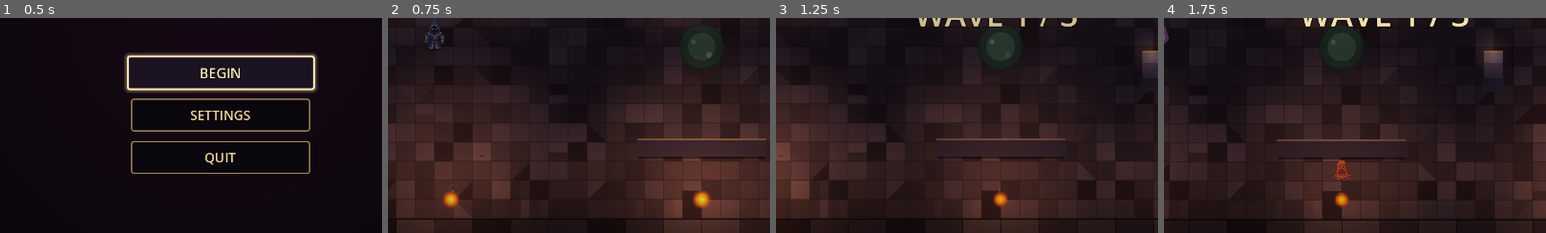
Above: before the commit, frames 1-4 (left to right).
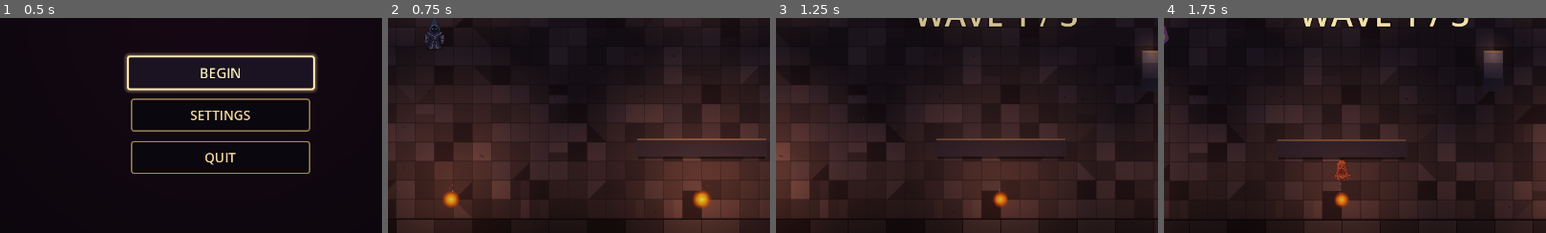
Above: after the commit, the same moments.

Repository: alitaghva1/ethera
Game: Godot game, scene res://scenes/main_menu.tscn
Two runs of this game, one before a commit and one after it. Both use one fixed random seed, a clock stepped at 60 frames per second and the inputs below.
Inputs (mouse positions are % of the whole screen's width and height, from its top left):
- Up to frame 1 (0.5 s): no input
- Up to frame 2 (0.75 s): click "BEGIN" at 0.5 s
- Up to frame 3 (1.25 s): no input
- Up to frame 4 (1.75 s): tap Enter at 1.25 s; move the mouse to (72, 45) at 1.27 s; press the mouse at (72, 45) at 1.28 s; hold D (move_right) from 1.28 s (still down)
The pictures show only the part of the screen within x 21-71%, y 43-93%; the shares and areas given below are measured in that part.

Frame 1 is identical in both runs. In frame 2, 0.7% of the frame differs, in the area x 76-86%, y 6-20%; in frame 3, 0.8%, in the area x 55-63%, y 6-20%; in frame 4, 0.8%.

Commit message:
fix(godot iter-58): hazard z-order + door label collision
Screenshot review surfaced two real visual bugs that broke
combat readability:

1. Hero invisible behind slow_zone — the floor hazard polygons
   render at z_index=0 same as the hero. Sibling tree-order wins
   on same-z renders, and hazards are added to the tree AFTER
   the hero (during _ready's main loop), so the hazard always
   covered the hero standing inside it. Player would walk into
   a slow zone and lose visual track of themselves.

   Fix: set z_index=-1 on the root of all 4 hazard scenes
   (slow_zone, spike_pit, fire_jet, lightning_rod). z_as_relative
   (default) propagates the negative z to all child Polygon2D/
   Line2D children, so the entire hazard draws BEHIND the hero.

   Trade-off considered: fire_jet's vertical flame column could
   logically draw OVER the hero (you're literally inside fire).
   But "hero invisible during burning" reads as a bug, not a
   feature — the damage feedback is already handled by the
   hero's hurt-flash tween + the floating damage number. So
   the entire fire_jet root goes behind hero too.

2. Branch door labels collided with adjacent door silhouettes.
   The 3-fork layout placed doors at y=[200, 384, 568] (184 px
   spacing). Labels were positioned at offset_top=92 (BELOW the
   door's origin). With the silhouette extending from y=-100 to
   y=+80 relative to origin, the label region at y=+92 to +120
   for door 1 (= y=292-320 world) overlapped door 2's silhouette
   top at y=294 — the SAFE label visually attached to the
   TREASURE portal instead of the SAFE portal.

   Fix: move labels to the LEFT of the portal instead of
   above/below. Doors are on the right edge of the screen
   (x=1140) with ~880 px of horizontal space free on the left,
   so labels fan out leftward cleanly:
     Label    offset_left=-260, offset_top=-14, halign=RIGHT
     Subtitle offset_left=-270, offset_top=12, halign=RIGHT

   Each label is centered vertically on its door's origin, so
   the visual relationship reads unambiguously: "this label
   belongs to THIS portal." Right-alignment puts the text
   against the portal's left edge. Works equally well for
   single-door legacy spawns and 1/2/3-fork branch layouts.

Verified via headless --script test (since-removed):
- All 4 hazard root nodes have z_index=-1.
- Door Label: offset_left=-260, offset_top=-14, halign=2 (RIGHT).
- Door Subtitle: offset_left=-270, offset_top=12, halign=2.

Co-Authored-By: Claude Opus 4.7 (1M context) <noreply@anthropic.com>

Diff:
--- a/slime-depths-godot/scenes/door.tscn
+++ b/slime-depths-godot/scenes/door.tscn
@@ -170,32 +170,39 @@
 color_ramp = SubResource("mote_ramp")
 
 ; ── Caller label ──────────────────────────────────────────────────────
+; Iter 58 — labels moved to the LEFT of the portal (was below at +92).
+; With branch doors at y=[200, 384, 568] (184 px spacing), the old
+; below-portal layout collided: door 1's label at y=292-320 sat inside
+; door 2's silhouette (y=294-464). Going LEFT avoids the vertical
+; collision entirely — portals on the right side of the screen have
+; ~880 px of horizontal space to fan labels into. Each label is
+; centered vertically on its door's origin so the relationship reads
+; clearly: "this label belongs to THIS portal."
 [node name="Label" type="Label" parent="."]
-offset_left = -120.0
-offset_top = 92.0
-offset_right = 120.0
-offset_bottom = 120.0
+offset_left = -260.0
+offset_top = -14.0
+offset_right = -84.0
+offset_bottom = 10.0
 theme_override_font_sizes/font_size = 18
 theme_override_colors/font_color = Color(1, 0.88, 0.7, 1)
 theme_override_colors/font_outline_color = Color(0, 0, 0, 0.95)
 theme_override_constants/outline_size = 4
 text = "ONWARD  →"
-horizontal_alignment = 1
+horizontal_alignment = 2
 
 ; ── Subtitle — iter 32 branch peek ─────────────────────────────────────
-; Smaller dim line below the main label, used by branch doors to show
-; the "what does this path do" peek (e.g. "rare relics · +1 enemy").
-; Default invisible — only branch-doors with branch_subtitle set will
-; switch it visible via door.gd's _apply_branch_styling().
+; Iter 58 — subtitle moved below the main label (right of portal still).
+; Stacks under the name so the pair reads top-down: kind name in
+; bigger warm tone, peek hint in smaller dim grey.
 [node name="Subtitle" type="Label" parent="."]
-offset_left = -140.0
-offset_top = 116.0
-offset_right = 140.0
-offset_bottom = 138.0
+offset_left = -270.0
+offset_top = 12.0
+offset_right = -84.0
+offset_bottom = 32.0
 theme_override_font_sizes/font_size = 12
 theme_override_colors/font_color = Color(0.85, 0.85, 0.9, 0.92)
 theme_override_colors/font_outline_color = Color(0, 0, 0, 0.85)
 theme_override_constants/outline_size = 3
 text = ""
-horizontal_alignment = 1
+horizontal_alignment = 2
 visible = false
--- a/slime-depths-godot/scenes/hazards/fire_jet.tscn
+++ b/slime-depths-godot/scenes/hazards/fire_jet.tscn
@@ -25,11 +25,16 @@
 ; ember) and extend UPWARD (negative Y) so vertical scaling grows the
 ; flame from the ground up rather than from the center.
 
+; Iter 58 — z_index=-1 on root so the FireJet (including its vertical
+; flame column) draws BELOW the hero. Player standing inside an
+; erupting jet still reads as on top — the damage feedback comes from
+; the hero's hurt flash, not from the flame covering them visually.
 [node name="FireJet" type="Area2D"]
 collision_layer = 0
 collision_mask = 2
 monitorable = false
 script = ExtResource("1_script")
+z_index = -1
 
 [node name="CollisionShape2D" type="CollisionShape2D" parent="."]
 position = Vector2(0, -32)
--- a/slime-depths-godot/scenes/hazards/lightning_rod.tscn
+++ b/slime-depths-godot/scenes/hazards/lightning_rod.tscn
@@ -23,8 +23,12 @@
 ;   StrikeFlash (Polygon2D) — bright circle on the ground at strike
 ;     point, visible only during STRIKE. Sells the impact.
 
+; Iter 58 — z_index=-1 root so the rod + bolt + ground ring draw
+; below the hero plane. Hero reads above all rod visuals even during
+; the strike frame.
 [node name="LightningRod" type="Node2D"]
 script = ExtResource("1_script")
+z_index = -1
 
 ; Ground ring — Line2D drawing a 24-point circle outline at radius 44.
 ; Script writes the modulate.a + width to animate the telegraph.
--- a/slime-depths-godot/scenes/hazards/slow_zone.tscn
+++ b/slime-depths-godot/scenes/hazards/slow_zone.tscn
@@ -20,11 +20,16 @@
 ;     modulates their alpha sin-waves at different phases so they
 ;     read as gas pockets surfacing.
 
+; Iter 58 — z_index=-1 on the SlowZone root pushes all child visuals
+; behind hero/enemy plane via z_as_relative. Hero now renders ABOVE
+; the pool when standing inside. Previously the pool/bubbles drew
+; over the hero (same z=0 + later tree order = covers).
 [node name="SlowZone" type="Area2D"]
 collision_layer = 0
 collision_mask = 2
 monitorable = false
 script = ExtResource("1_script")
+z_index = -1
 
 [node name="CollisionShape2D" type="CollisionShape2D" parent="."]
 shape = SubResource("slowzone_area")
--- a/slime-depths-godot/scenes/hazards/spike_pit.tscn
+++ b/slime-depths-godot/scenes/hazards/spike_pit.tscn
@@ -27,12 +27,16 @@
 collision_mask = 2
 monitorable = false
 script = ExtResource("1_script")
+z_index = -1
 
 [node name="CollisionShape2D" type="CollisionShape2D" parent="."]
 shape = SubResource("spike_area")
 
-; Pit floor — 16-vert near-circle Polygon2D at radius 28. Dark with a
-; cold purple tint so it reads as a hole against the warm-floor.
+; Iter 58 — z_index=-1 set on the SpikePit root above; children
+; inherit via z_as_relative (default). Hero renders ABOVE the pit
+; as a result. Don't set z_index on individual children here or
+; their relative z stacks ON TOP of root's -1, double-dipping below
+; where they should sit.
 [node name="PitFloor" type="Polygon2D" parent="."]
 polygon = PackedVector2Array(28, 0, 24.25, 14, 14, 24.25, 0, 28, -14, 24.25, -24.25, 14, -28, 0, -24.25, -14, -14, -24.25, 0, -28, 14, -24.25, 24.25, -14)
 color = Color(0.06, 0.05, 0.10, 0.95)
